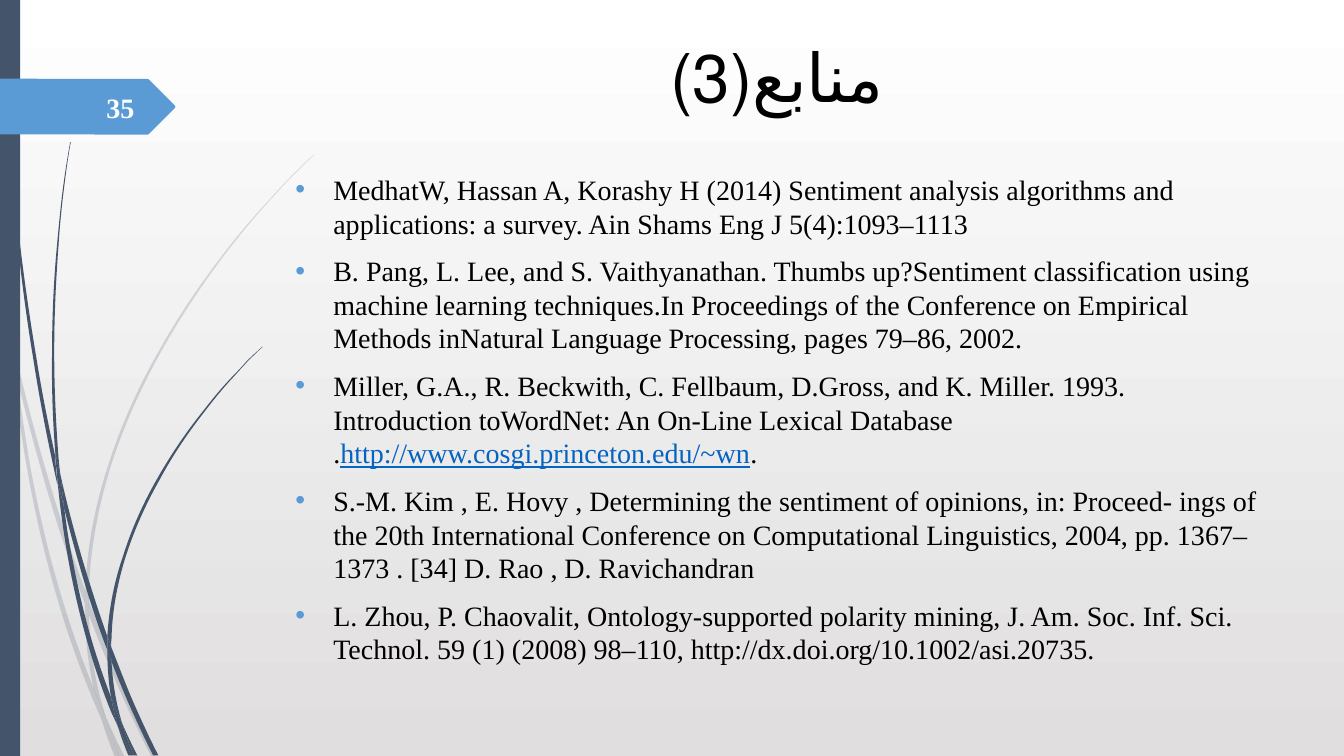
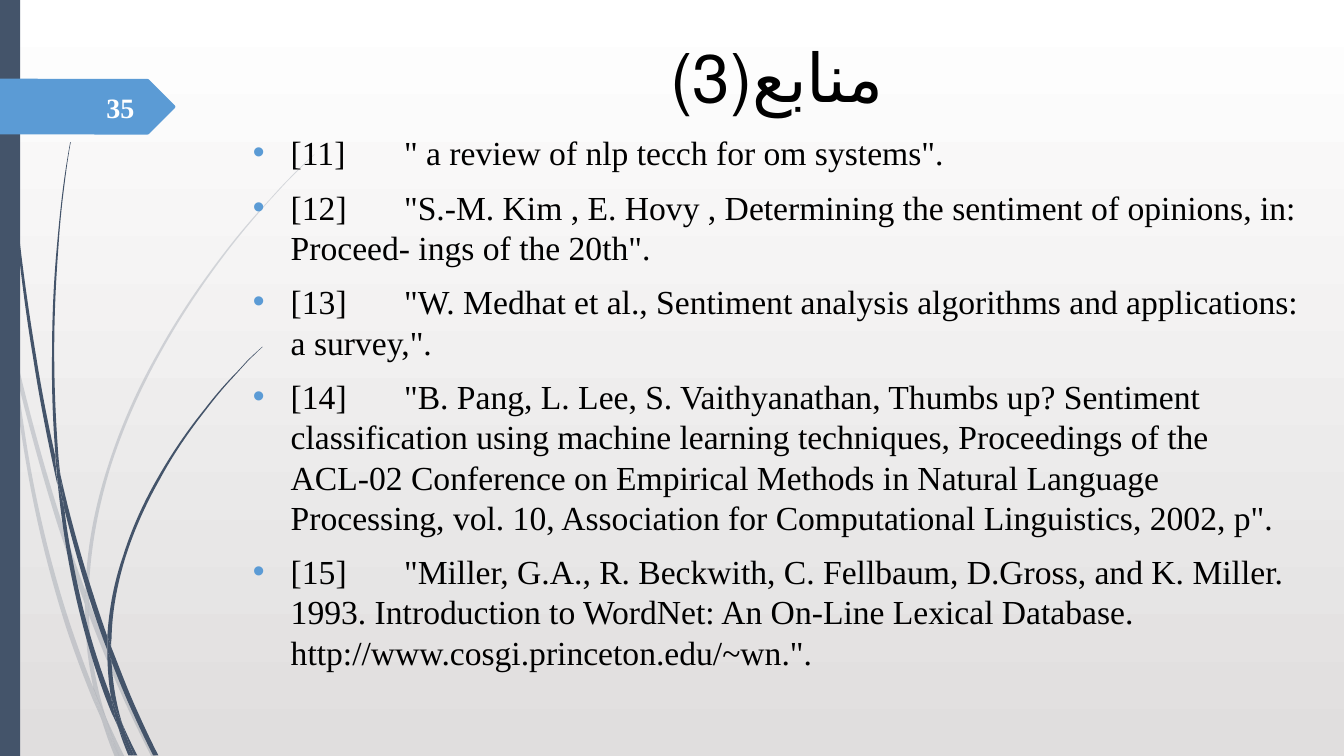
Before and after one commit to robati/speakerRecognition, a slide deck: slide 35 of OM.pptx. Drawn at 1344x756 pixels with LibreOffice and Linux fonts; fonts in the diff are those of the drawing. Boxes give left, top, right and bottom in pixels: in the first picture for what was removed or moved away, otherwise in the second. Text is boxed around its words. In the diff, an @@ line names an element or a change of style, - is before the commit and + after.

```diff
--- a/OM.pptx
+++ b/OM.pptx
@@ text at <box>291,141,1298,671</box>: text changed; size 20 to 24 pt @@
-• MedhatW, Hassan A, Korashy H (2014) Sentiment analysis algorithms and applications: a survey. Ain Shams Eng J 5(4):1093–1113
-• B. Pang, L. Lee, and S. Vaithyanathan. Thumbs up?Sentiment classification using machine learning techniques.In Proceedings of the Conference on Empirical Methods inNatural Language Processing, pages 79–86, 2002.
-• Miller, G.A., R. Beckwith, C. Fellbaum, D.Gross, and K. Miller. 1993. Introduction toWordNet: An On-Line Lexical Database .http://www.cosgi.princeton.edu/~wn.
-• S.-M. Kim , E. Hovy , Determining the sentiment of opinions, in: Proceed- ings of the 20th International Conference on Computational Linguistics, 2004, pp. 1367–1373 . [34] D. Rao , D. Ravichandran
-• L. Zhou, P. Chaovalit, Ontology-supported polarity mining, J. Am. Soc. Inf. Sci. Technol. 59 (1) (2008) 98–110, http://dx.doi.org/10.1002/asi.20735.
+• [11] " a review of nlp tecch for om systems".
+• [12] "S.-M. Kim , E. Hovy , Determining the sentiment of opinions, in: Proceed- ings of the 20th".
+• [13] "W. Medhat et al., Sentiment analysis algorithms and applications: a survey,".
+• [14] "B. Pang, L. Lee, S. Vaithyanathan, Thumbs up? Sentiment classification using machine learning techniques, Proceedings of the ACL-02 Conference on Empirical Methods in Natural Language Processing, vol. 10, Association for Computational Linguistics, 2002, p".
+• [15] "Miller, G.A., R. Beckwith, C. Fellbaum, D.Gross, and K. Miller. 1993. Introduction to WordNet: An On-Line Lexical Database. http://www.cosgi.princeton.edu/~wn.".
```
Also in this commit, not shown: 3 other slides changed.
